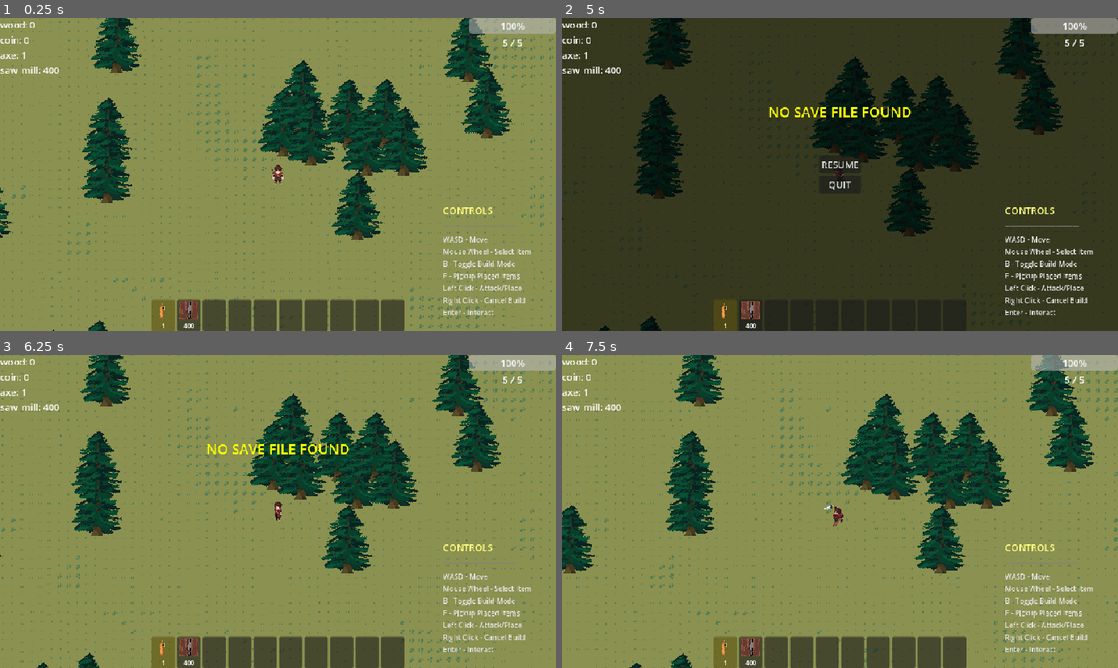
Above: before the commit, frames 1-4 (two rows, left to right).
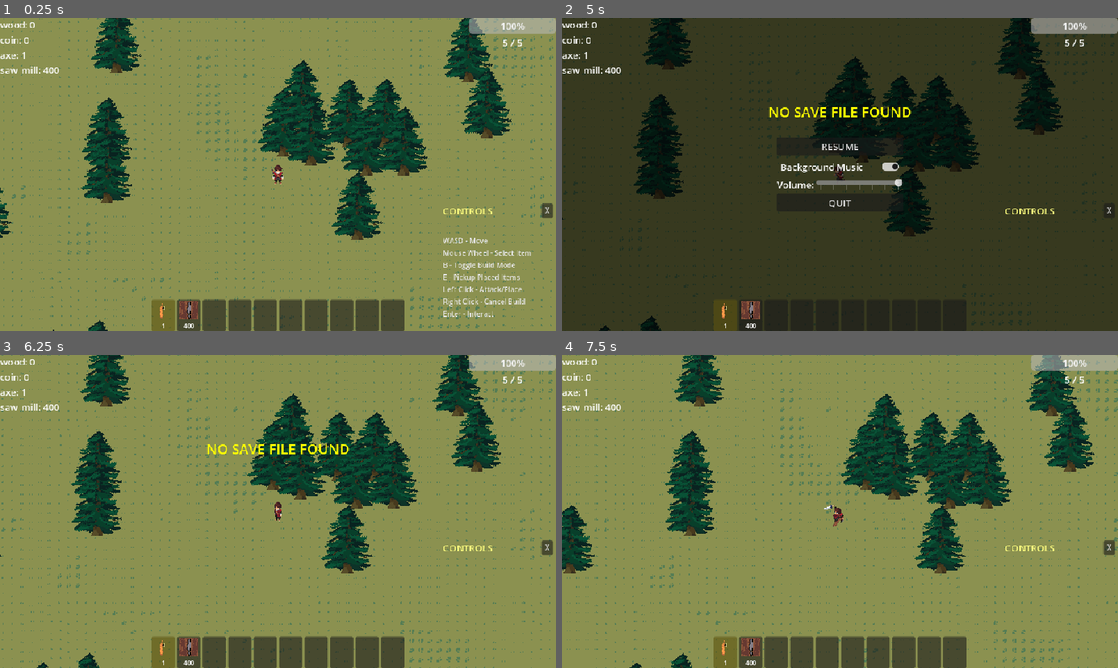
Above: after the commit, the same moments.

Repository: makattack24/MyGodotGame
Game: Godot game, scene res://Scenes/Main.tscn
Two runs of this game, one before a commit and one after it. Both use one fixed random seed, a clock stepped at 60 frames per second and the inputs below. Sound files missing from this copy of the repository are replaced by a short silence.
Inputs (mouse positions are in pixels of both pictures, inside the frame that each line leads up to):
- Up to frame 1 (0.25 s): no input
- Up to frame 2 (5 s): click (1106, 212) at 0.5 s, where only the run after the commit has a clickable "X"; move the mouse to (962, 158) at 1.27 s; press the mouse at (962, 158) at 1.28 s; hold D (move_right) 1.28-2.03 s; move the mouse to (728, 190) at 2.02 s; release the mouse at (728, 190) at 2.03 s; hold S (move_down) 2.03-2.78 s; right-click (728, 190) at 2.1 s; move the mouse to (895, 105) at 2.77 s; hold D (move_right) 2.78-3.53 s; tap B (build_mode) at 2.85 s; move the mouse to (812, 237) at 3.52 s; hold W (move_up) 3.53-4.28 s; tap E (pickup) at 3.6 s; click (812, 237) at 3.67 s; move the mouse to (1006, 221) at 4.27 s; hold A (move_left) from 4.28 s (still down); tap L at 4.35 s; tap Escape (ui_cancel) at 4.9 s
- Up to frame 3 (6.25 s): release A (move_left) at 5 s; click (278, 505) at 5 s, where only the run after the commit has a clickable "Background Music"; click (278, 483) at 5.75 s, where only the run after the commit has a clickable "RESUME"
- Up to frame 4 (7.5 s): move the mouse to (673, 464) at 6.52 s; hold A (move_left) 6.53-7.28 s; click (673, 464) at 6.6 s; tap Enter (ui_accept) at 6.77 s; move the mouse to (867, 511) at 7.27 s; hold S (move_down) from 7.28 s (still down); hold Right mouse button (attack2) from 7.28 s (still down); click (867, 511) at 7.42 s

The runs differ from the first frame. In frame 1, 1.0% of the frame differs, in the area x 79-100%, y 59-96%; in frame 2, 1.7%, in the area x 38-99%, y 40-95%; in frame 3, 1.0%; in frame 4, 1.0%.

Commit message:
more pause menu stuff

Diff:
--- a/Scenes/enemy.tscn
+++ b/Scenes/enemy.tscn
@@ -73,3 +73,5 @@
 color = Color(0.6554161, 0.24537528, 0.35566056, 1)
 hue_variation_min = 0.65
 hue_variation_max = 0.75
+
+[node name="DeathSound" type="AudioStreamPlayer2D" parent="." unique_id=639778023]
--- a/Scenes/pause_menu.tscn
+++ b/Scenes/pause_menu.tscn
@@ -29,9 +29,32 @@
 layout_mode = 2
 text = "RESUME"
 
+[node name="MusicToggle" type="CheckButton" parent="VBoxContainer" unique_id=1234567890]
+layout_mode = 2
+button_pressed = true
+text = "Background Music"
+
+[node name="VolumeContainer" type="HBoxContainer" parent="VBoxContainer" unique_id=9876543210]
+layout_mode = 2
+
+[node name="VolumeLabel" type="Label" parent="VBoxContainer/VolumeContainer" unique_id=1111111111]
+layout_mode = 2
+text = "Volume:"
+
+[node name="VolumeSlider" type="HSlider" parent="VBoxContainer/VolumeContainer" unique_id=2222222222]
+custom_minimum_size = Vector2(150, 0)
+layout_mode = 2
+min_value = -30.0
+max_value = 0.0
+value = 0.0
+tick_count = 7
+ticks_on_borders = true
+
 [node name="Quit" type="Button" parent="VBoxContainer" unique_id=257242049]
 layout_mode = 2
 text = "QUIT"
 
 [connection signal="pressed" from="VBoxContainer/Resume" to="." method="_on_resume_pressed"]
+[connection signal="toggled" from="VBoxContainer/MusicToggle" to="." method="_on_music_toggle_toggled"]
+[connection signal="value_changed" from="VBoxContainer/VolumeContainer/VolumeSlider" to="." method="_on_volume_slider_value_changed"]
 [connection signal="pressed" from="VBoxContainer/Quit" to="." method="_on_quit_pressed"]
--- a/Scenes/wood_item.tscn
+++ b/Scenes/wood_item.tscn
@@ -20,4 +20,4 @@
 
 [node name="WoodPickupSound" type="AudioStreamPlayer2D" parent="." unique_id=1711077227]
 stream = ExtResource("3_vh4iw")
-volume_db = 8.432
+volume_db = 1.0
--- a/Scripts/enemy.gd
+++ b/Scripts/enemy.gd
@@ -28,6 +28,7 @@
 # Visual/audio feedback (optional)
 @onready var death_effect: CPUParticles2D = $DeathEffect
 @onready var hit_sound: AudioStreamPlayer2D = $HitSound
+@onready var death_sound: AudioStreamPlayer2D = null
 
 # Coin drop scene
 var coin_scene = preload("res://Scenes/coin_item.tscn")
@@ -134,8 +135,24 @@
 	if death_effect:
 		death_effect.emitting = true
 
-	# Remove the enemy from the scene
-	queue_free()
+	# Play death sound and wait for it to finish
+	if death_sound and death_sound.stream:
+		# Reparent death sound to scene root so it doesn't get deleted
+		var scene_root = get_tree().root
+		remove_child(death_sound)
+		scene_root.add_child(death_sound)
+		death_sound.global_position = global_position
+		death_sound.play()
+
+		# Remove the enemy visuals immediately
+		queue_free()
+
+		# Wait for sound to finish then delete audio player
+		await death_sound.finished
+		death_sound.queue_free()
+	else:
+		# No death sound, remove immediately
+		queue_free()
 
 func drop_coins() -> void:
 	"""Drop coins when enemy dies"""
@@ -171,6 +188,10 @@
 	add_to_group("Enemies")
 	print("Enemy added to Enemies group!")
 
+	# Get death sound if it exists
+	if has_node("DeathSound"):
+		death_sound = $DeathSound
+
 	# Set camp position to current position if not set
 	if camp_position == Vector2.ZERO:
 		camp_position = global_position
--- a/Scripts/hud.gd
+++ b/Scripts/hud.gd
@@ -235,12 +235,25 @@
 
 	add_child(controls_panel)
 
+	# Add title container with toggle button
+	var title_container = HBoxContainer.new()
+	controls_panel.add_child(title_container)
+
 	# Add title
 	var title = Label.new()
 	title.text = "CONTROLS"
 	title.add_theme_font_size_override("font_size", 16)
 	title.modulate = Color(1, 1, 0.5)
-	controls_panel.add_child(title)
+	title.size_flags_horizontal = Control.SIZE_EXPAND_FILL
+	title_container.add_child(title)
+
+	# Add hide/show button
+	var toggle_button = Button.new()
+	toggle_button.text = "X"
+	toggle_button.custom_minimum_size = Vector2(20, 20)
+	toggle_button.add_theme_font_size_override("font_size", 12)
+	toggle_button.pressed.connect(_on_toggle_controls)
+	title_container.add_child(toggle_button)
 
 	# Add separator
 	var separator = Label.new()
@@ -266,3 +279,19 @@
 	label.add_theme_font_size_override("font_size", 12)
 	label.modulate = Color(0.9, 0.9, 0.9)
 	controls_panel.add_child(label)
+
+func _on_toggle_controls() -> void:
+	# Toggle visibility of all controls panel children except the title
+	if not controls_panel:
+		return
+
+	var children = controls_panel.get_children()
+	var is_currently_visible = true
+
+	# Check current state (skip first child which is the title container)
+	if children.size() > 1:
+		is_currently_visible = children[1].visible
+
+	# Toggle all children except the title container
+	for i in range(1, children.size()):
+		children[i].visible = !is_currently_visible
--- a/Scripts/pause_menu.gd
+++ b/Scripts/pause_menu.gd
@@ -3,6 +3,16 @@
 func _ready() -> void:
 	visible = false
 	get_tree().paused = false
+
+	# Update toggle state to match music state
+	var music_toggle = $VBoxContainer/MusicToggle
+	var volume_slider = $VBoxContainer/VolumeContainer/VolumeSlider
+
+	if BgMusic and music_toggle:
+		music_toggle.button_pressed = BgMusic.playing
+
+	if BgMusic and volume_slider:
+		volume_slider.value = BgMusic.volume_db
 
 func _input(event: InputEvent) -> void:
 	if event.is_action_pressed("ui_cancel"):
@@ -21,3 +31,16 @@
 
 func _on_quit_pressed() -> void:
 	get_tree().quit()
+
+
+func _on_music_toggle_toggled(toggled_on: bool) -> void:
+	if BgMusic:
+		if toggled_on:
+			BgMusic.play()
+		else:
+			BgMusic.stop()
+
+
+func _on_volume_slider_value_changed(value: float) -> void:
+	if BgMusic:
+		BgMusic.volume_db = value
--- a/Scripts/tree.gd
+++ b/Scripts/tree.gd
@@ -44,7 +44,20 @@
 func destroy_tree() -> void:
 	print("Tree destroyed! Dropping items.")
 	call_deferred("spawn_items")  # Defer spawning to avoid physics query conflicts
-	queue_free()  # Remove the tree from the scene
+
+	# If hit sound is playing, let it finish independently
+	if hit_sound and hit_sound.playing:
+		# Reparent sound to scene root so it continues playing after tree is removed
+		var scene_root = get_tree().root
+		remove_child(hit_sound)
+		scene_root.add_child(hit_sound)
+		hit_sound.global_position = global_position
+
+		# Clean up sound after it finishes
+		hit_sound.finished.connect(func(): hit_sound.queue_free())
+
+	# Remove the tree immediately
+	queue_free()
 
 # Spawn items near the tree
 func spawn_items() -> void:
